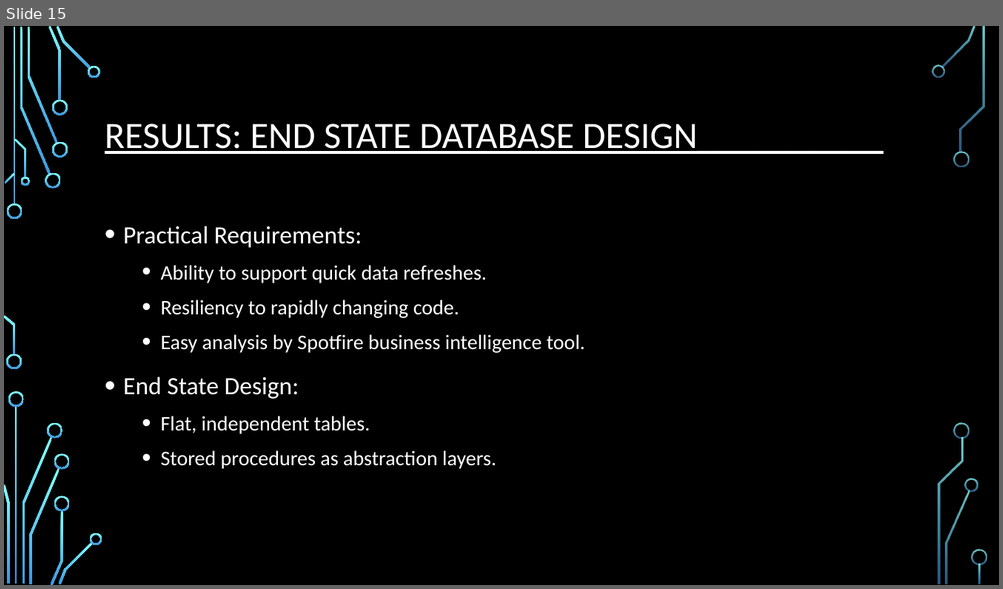
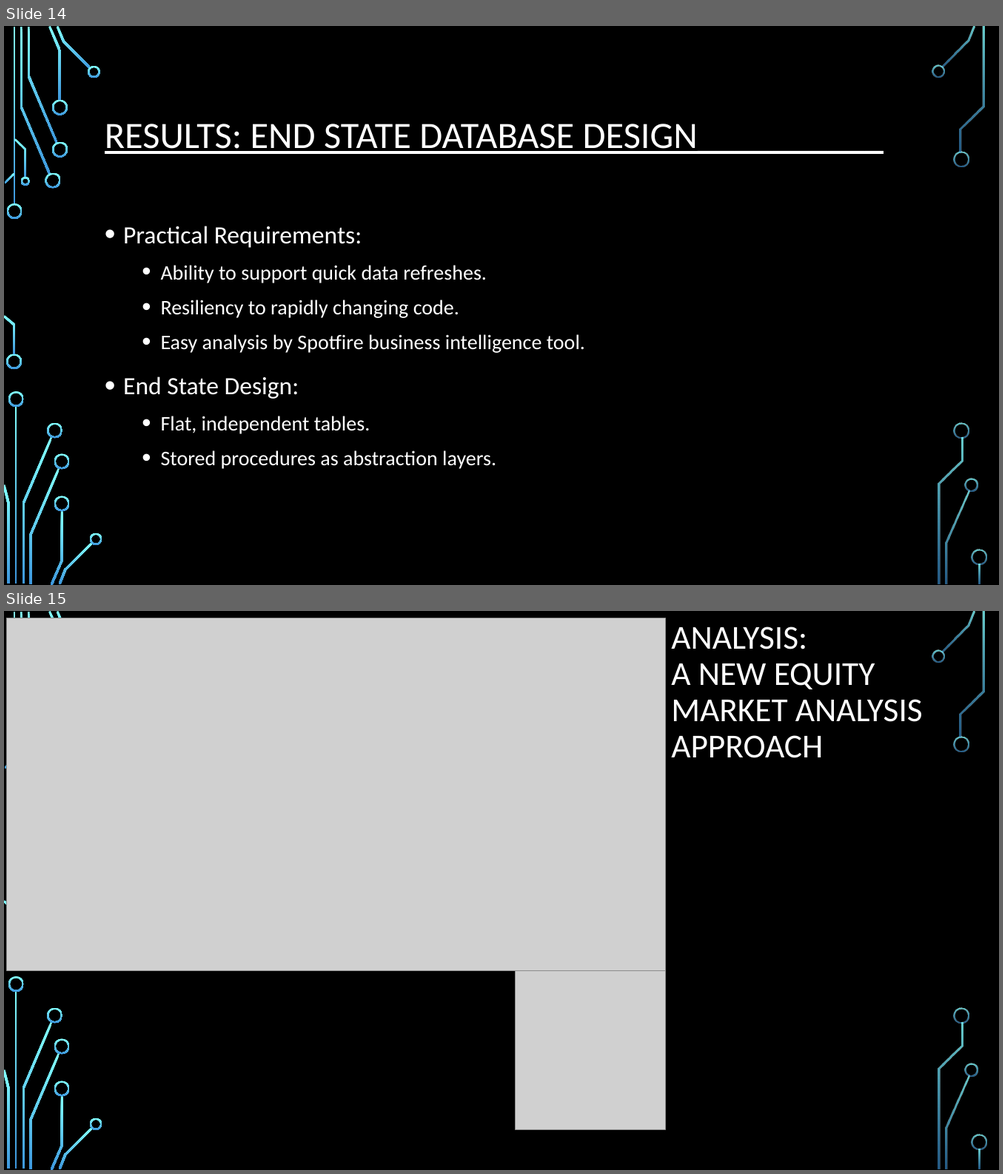
Before and after one commit to djserna/7330-Group-Project, a slide deck: Presentation/MSDS_7330_Group_Project_Presentation.pptx. Shown one above the other, each under a label of ours: slide 15 before the commit, slides 14 and 15 after it. The pictures are 1003x589 and 1003x1174 pixels, drawn with LibreOffice and Linux fonts; fonts in the diff are those of the drawing; grey boxes stand for pictures; background and template pictures are left out. Boxes give left, top, right and bottom in pixels: in the first picture for what was removed or moved away, otherwise in the second. Text is boxed around its words. In the diff, an @@ line names an element or a change of style, - is before the commit and + after.

```diff
--- a/Presentation/MSDS_7330_Group_Project_Presentation.pptx
+++ b/Presentation/MSDS_7330_Group_Project_Presentation.pptx
@@ slide 15 added at (4, 611, 999, 1170), background picture (left out); not listed: 30 template elements that a slide beside it also shows @@
@@ picture added at (6, 618, 665, 971) @@
@@ title added at (671, 627, 922, 758), 32.4 pt, text #FFFFFF @@
+ANALYSIS:
+A NEW EQUITY MARKET ANALYSIS APPROACH
@@ picture added at (515, 971, 665, 1130) @@
@@ what was slide 15 is now slide 14 @@
```
Also in this commit, not shown: 6 slides changed, 2 other slides added, 2 slides removed.
